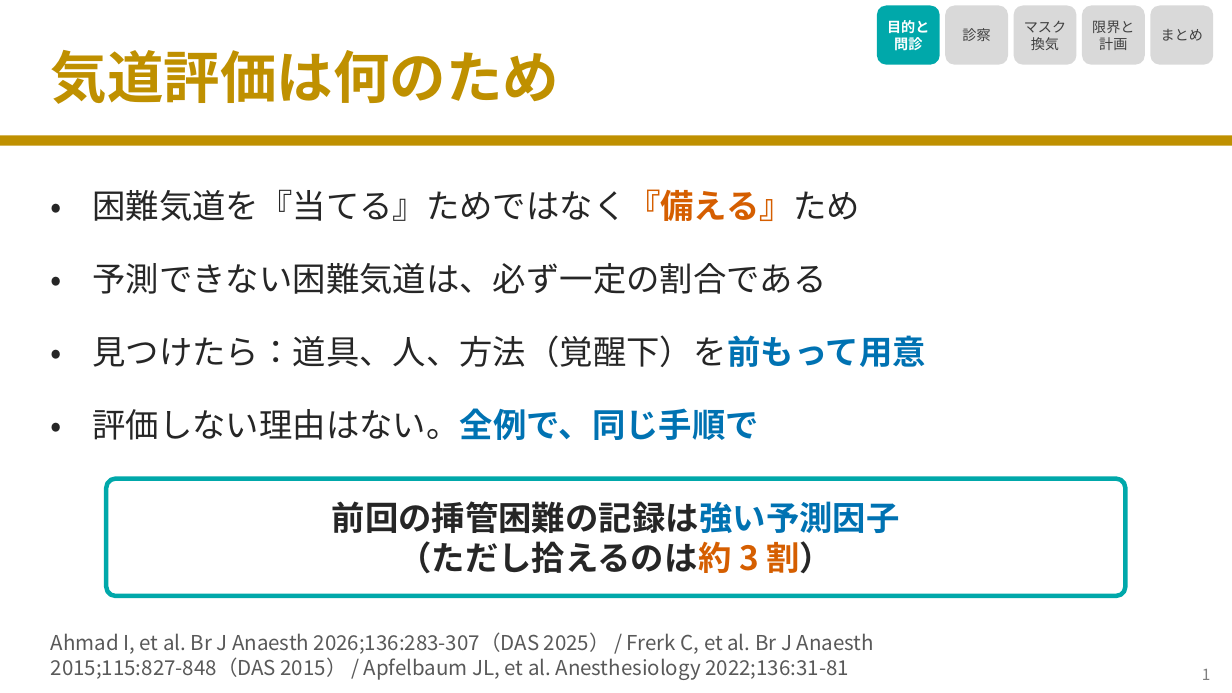
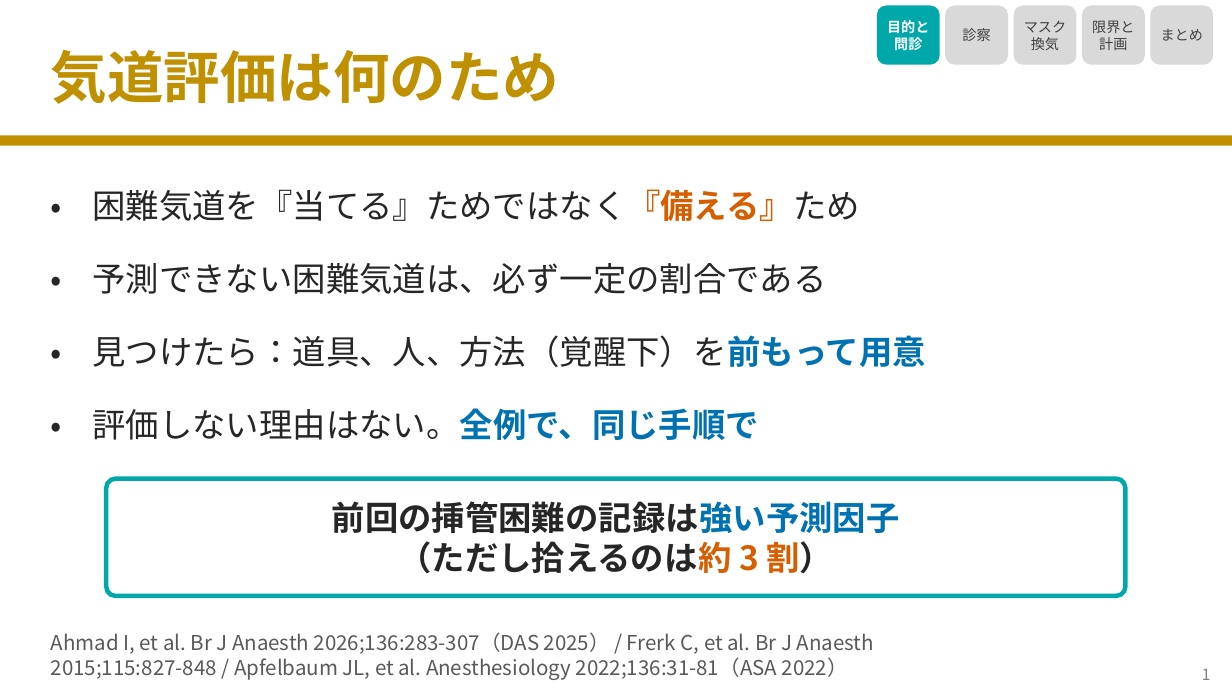
Before and after one commit to nobumitsu-3141/Anes-lecture, a slide deck: slide 2 of slides/4-2_preop_airway_assessment/4-2_preop_airway_assessment.pptx. Drawn at 1232x693 pixels with LibreOffice and Linux fonts; fonts in the diff are those of the drawing. Boxes give left, top, right and bottom in pixels: in the first picture for what was removed or moved away, otherwise in the second. Text is boxed around its words. In the diff, an @@ line names an element or a change of style, - is before the commit and + after.

```diff
--- a/slides/4-2_preop_airway_assessment/4-2_preop_airway_assessment.pptx
+++ b/slides/4-2_preop_airway_assessment/4-2_preop_airway_assessment.pptx
@@ text at <box>51,657,848,680</box>: text changed @@
-2015;115:827-848（DAS 2015） / Apfelbaum JL, et al. Anesthesiology 2022;136:31-81
+2015;115:827-848 / Apfelbaum JL, et al. Anesthesiology 2022;136:31-81（ASA 2022）
```
Also in this commit, not shown: 7 other slides changed, 27 other files.
